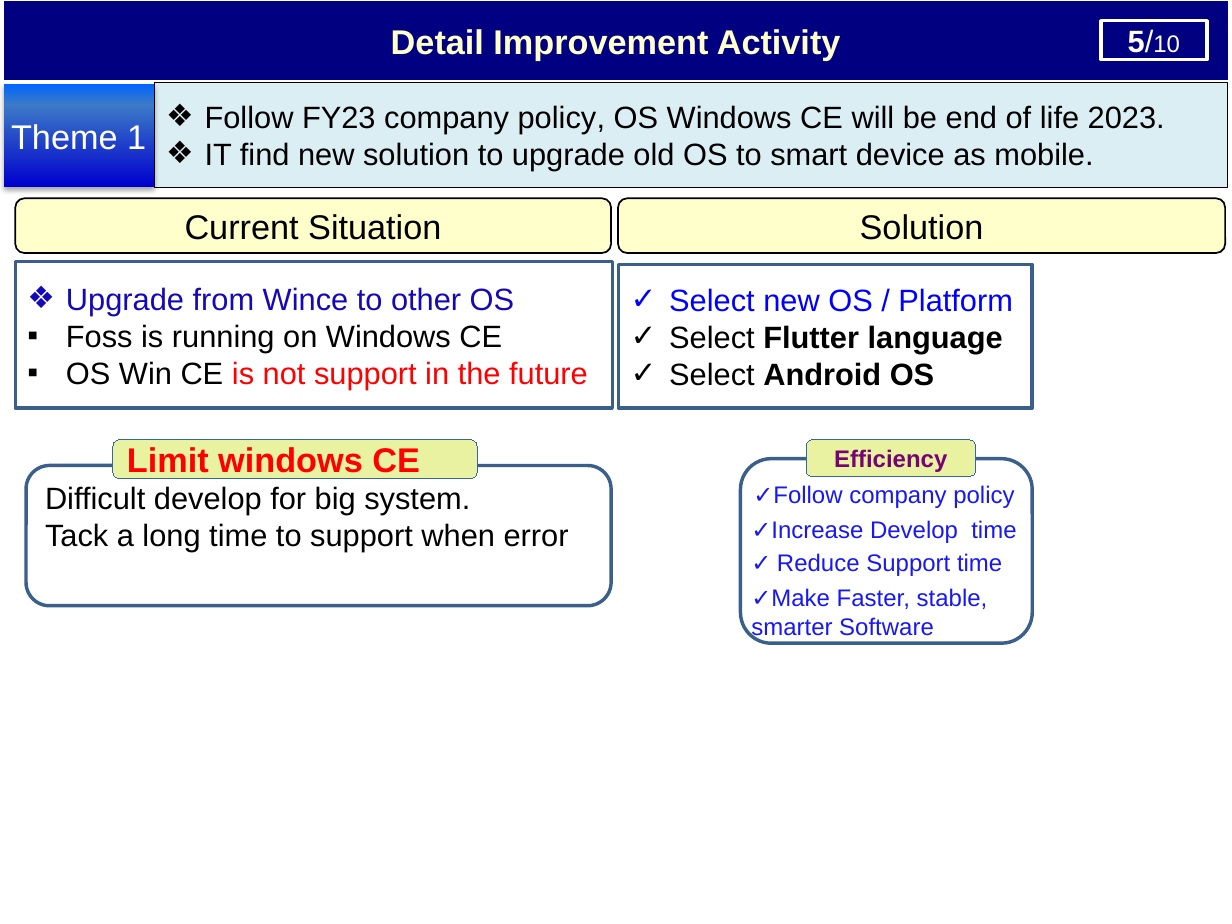
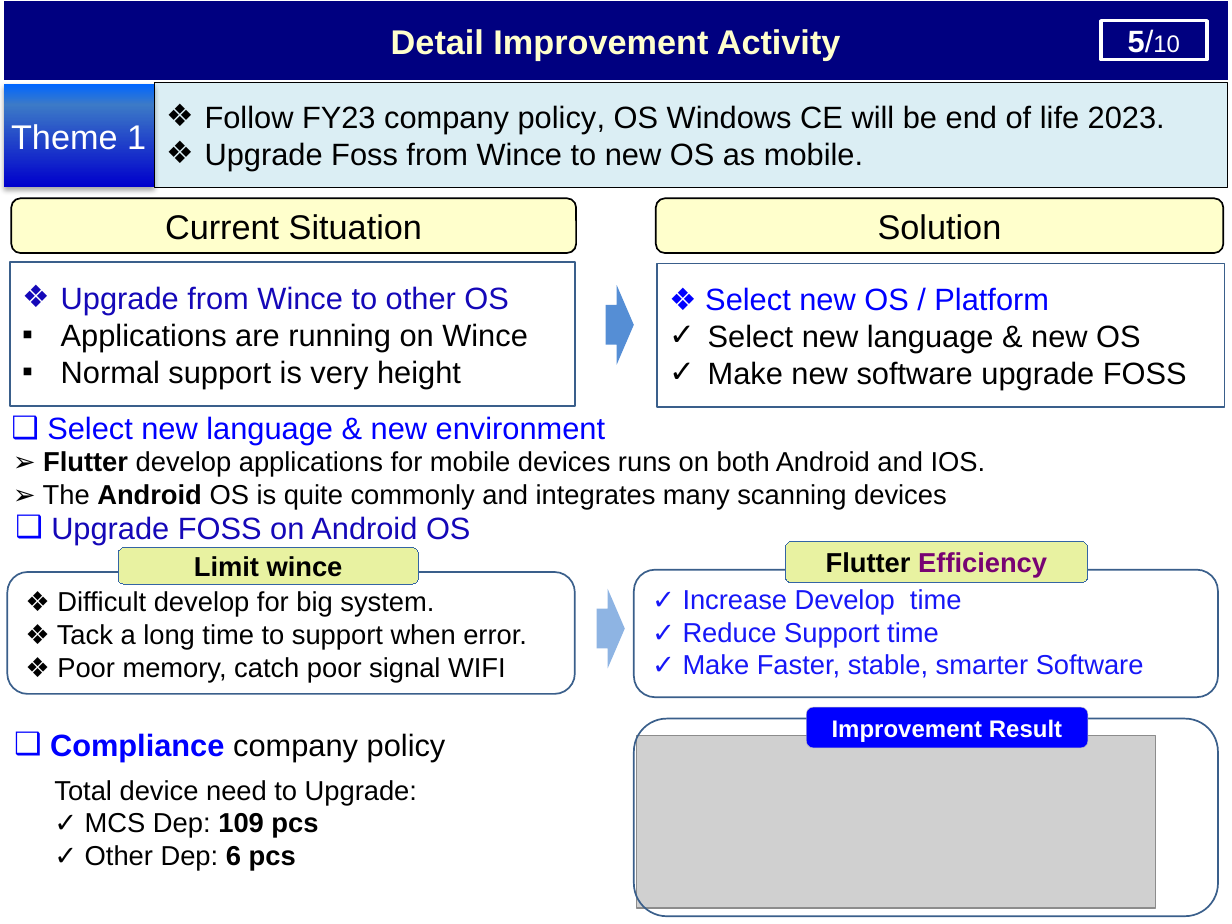
Before and after one commit to thietbicongnghevietnam/ReportPSNV, a slide deck: slide 7 of Report_test.pptx. Drawn at 1232x924 pixels with LibreOffice and Linux fonts; fonts in the diff are those of the drawing; grey boxes stand for pictures. Boxes give left, top, right and bottom in pixels: in the first picture for what was removed or moved away, otherwise in the second. Text is boxed around its words. In the diff, an @@ line names an element or a change of style, - is before the commit and + after.

```diff
--- a/Report_test.pptx
+++ b/Report_test.pptx
@@ text in rectangle at [205,142,863,170]: text changed @@
-❖ IT find new solution to upgrade old OS to smart device as mobile.
+❖ Upgrade Foss from Wince to new OS as mobile.
@@ rounded rectangle "Current Situation": place and size @@
-rounded rectangle "Current Situation" at [15,198,611,253]
+rounded rectangle "Current Situation" at [11,198,575,253]
@@ rounded rectangle "Solution": place and size @@
-rounded rectangle "Solution" at [618,198,1226,253]
+rounded rectangle "Solution" at [655,198,1223,253]
@@ rectangle "Upgrade from Wince to other ...": place and size @@
-rectangle "Upgrade from Wince to other ..." at [15,261,612,408]
+rectangle "Upgrade from Wince to other ..." at [10,262,574,407]
@@ rectangle "Upgrade from Wince to other ..." at [10,262,574,407]: outline #3A5F8C 2 pt to #3A5F8C 1 pt @@
@@ rectangle "❖ Select new OS / ..." at [657,264,1225,408]: outline #3A5F8C 2 pt to #3A5F8C 1 pt @@
@@ rectangle "❖ Select new OS / ...": place and size @@
-rectangle "❖ Select new OS / ..." at [618,265,1032,409]
+rectangle "❖ Select new OS / ..." at [657,264,1225,408]
@@ right arrow added at [606,285,634,365], fill #558ED5 @@
@@ text in rectangle at [705,287,1187,390]: text changed @@
-✓ Select new OS / Platform
-✓ Select Flutter language
-✓ Select Android OS
+❖ Select new OS / Platform
+✓ Select new language & new OS
+✓ Make new software upgrade FOSS
@@ text in rectangle at [61,323,528,388]: text changed @@
-▪ Foss is running on Windows CE
-▪ OS Win CE is not support in the future
+▪ Applications are running on Wince
+▪ Normal support is very height
@@ text added at [47,416,605,445], 18 pt, text #0000FF @@
+❑ Select new language & new environment
@@ rounded rectangle removed at [113,440,478,479] @@
-Limit windows CE
@@ text added at [43,451,986,510], 16 pt, text #000000 @@
+➢ Flutter develop applications for mobile devices runs on both Android and IOS.
+➢ The Android OS is quite commonly and integrates many scanning devices
@@ text added at [51,516,470,545], 18 pt, text #1508B8 @@
+❑ Upgrade FOSS on Android OS
@@ text removed at [771,520,1016,543] @@
-✓Increase Develop time
@@ rounded rectangle added at [118,547,419,584], fill #E8F2A1, outline #3465A4 0 pt, 16 pt, text #000000, bold @@
+Limit wince
@@ rounded rectangle "✓ Increase Develop time" at [633,569,1217,697]: outline #3A5F8B 2.01 pt to #3A5F8B 1 pt @@
@@ rounded rectangle "✓ Increase Develop time": place and size @@
-rounded rectangle "✓ Increase Develop time" at [740,458,1032,643]
+rounded rectangle "✓ Increase Develop time" at [633,569,1217,697]
@@ text removed at [777,553,1002,576] @@
-✓ Reduce Support time
@@ rounded rectangle "Flutter Efficiency": place and size @@
-rounded rectangle "Flutter Efficiency" at [806,440,975,477]
+rounded rectangle "Flutter Efficiency" at [785,541,1088,583]
@@ text in rounded rectangle at [826,552,1047,578]: text changed; size 14 to 16 pt @@
-Efficiency
+Flutter Efficiency
@@ rounded rectangle "❖ Difficult develop for big ...": place and size @@
-rounded rectangle "❖ Difficult develop for big ..." at [26,466,611,606]
+rounded rectangle "❖ Difficult develop for big ..." at [7,572,575,694]
@@ rounded rectangle "❖ Difficult develop for big ..." at [7,572,575,694]: outline #3A5F8B 2.01 pt to #3A5F8B 1 pt @@
@@ text in rounded rectangle at [57,591,527,682]: text changed; size 18 to 16 pt @@
-Difficult develop for big system.
-Tack a long time to support when error
+❖ Difficult develop for big system.
+❖ Tack a long time to support when error.
+❖ Poor memory, catch poor signal WIFI
@@ right arrow added at [596,589,625,669], fill #8EB4E3 @@
@@ text in rounded rectangle at [683,589,1144,678]: text added @@
+✓ Increase Develop time
+✓ Reduce Support time
+✓ Make Faster, stable, smarter Software
@@ text removed at [751,588,988,640] @@
-✓Make Faster, stable, smarter Software
@@ rounded rectangle added at [633,718,1217,915], outline #3A5F8C 1 pt @@
@@ rounded rectangle added at [806,707,1088,748], fill #0000FF, outline #BFBFBF 0.25 pt, 14 pt, text #FFFFFF, bold @@
+Improvement Result
@@ text "Compliance company policy" at [50,733,446,762]: vertical alignment middle to top @@
@@ text at [50,733,446,762]: text changed; size 14 to 18 pt; text colour #1717F7 to #000000 @@
-✓Follow company policy
+❑ Compliance company policy
@@ picture added at [637,736,1156,908] @@
@@ text added at [54,780,417,871], 16 pt, text #000000 @@
+Total device need to Upgrade:
+✓ MCS Dep: 109 pcs
+✓ Other Dep: 6 pcs
```
Also in this commit, not shown: 5 other slides changed, 2 slides added.
